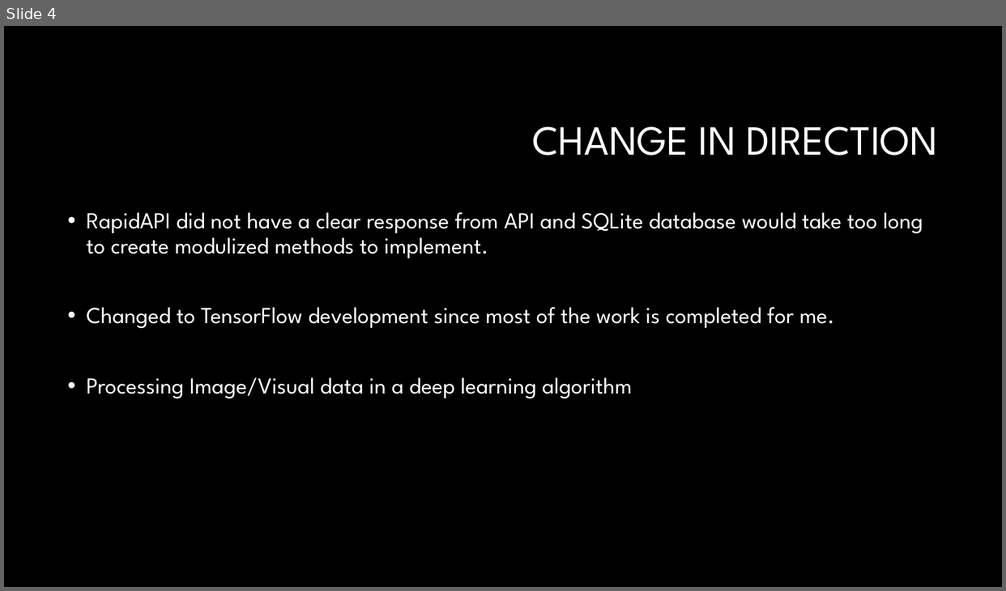
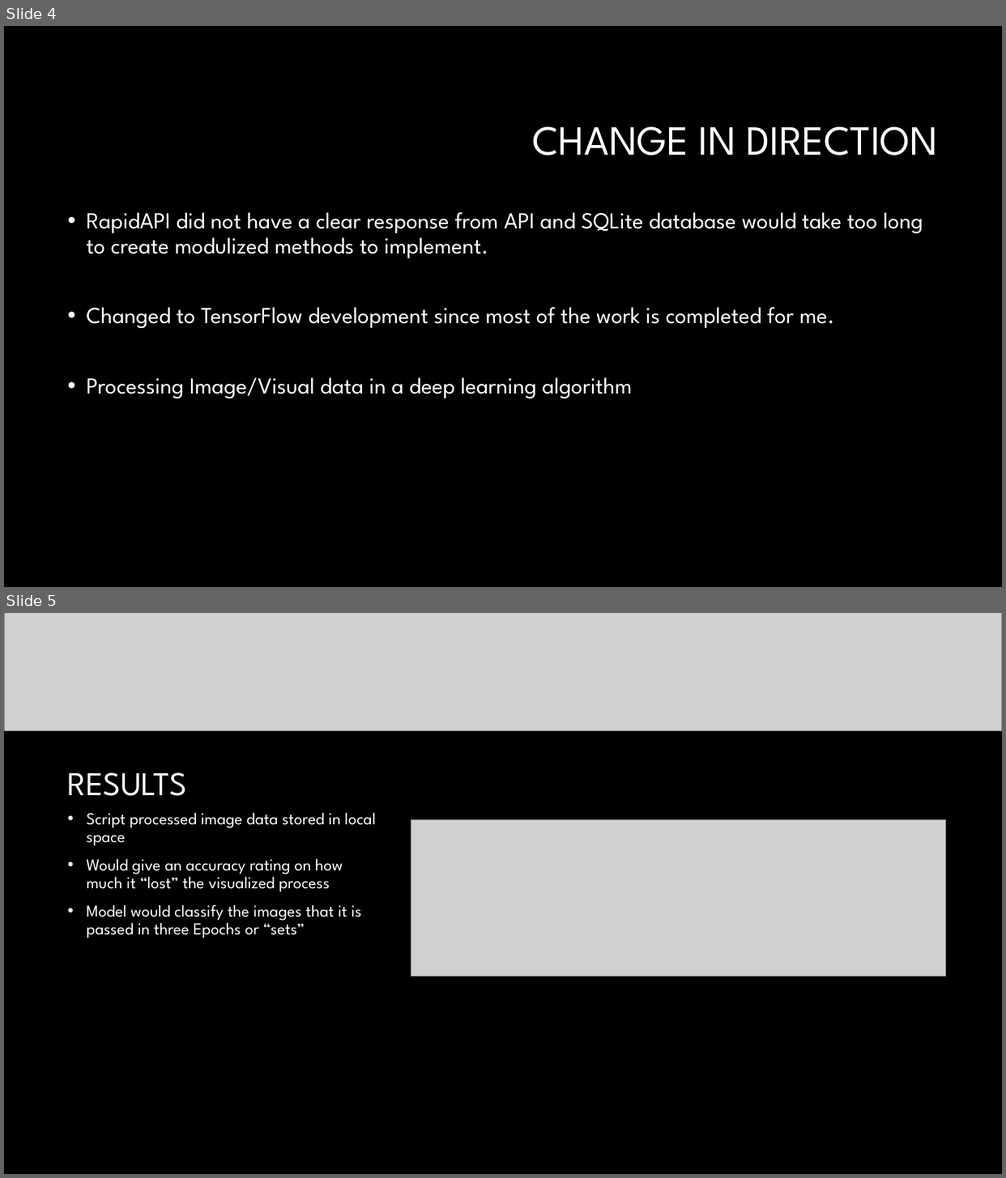
Before and after one commit to bhageneder/Hackathon2023, a slide deck: SalesPriceHackathonPresentation.pptx. Shown one above the other, each under a label of ours: slide 4 before the commit, slides 4 and 5 after it. The pictures are 1006x591 and 1006x1178 pixels, drawn with LibreOffice and Linux fonts; fonts in the diff are those of the drawing; grey boxes stand for pictures; background and template pictures are left out. Boxes give left, top, right and bottom in pixels: in the first picture for what was removed or moved away, otherwise in the second. Text is boxed around its words. In the diff, an @@ line names an element or a change of style, - is before the commit and + after.

Commit message:
Before Custom Training Model
Pushing current iteration of processes using a built in Keras training module.

```diff
--- a/SalesPriceHackathonPresentation.pptx
+++ b/SalesPriceHackathonPresentation.pptx
@@ slide 5 added at (4, 613, 1002, 1174), background #000000 @@
@@ picture added at (4, 613, 1002, 731) @@
@@ title added at (68, 773, 188, 796), 32 pt, text #FFFFFF @@
+RESULTS
@@ text added at (87, 813, 376, 939), 16 pt, text #FFFFFF @@
+• Script processed image data stored in local space
+• Would give an accuracy rating on how much it “lost” the visualized process
+• Model would classify the images that it is passed in three Epochs or “sets”
@@ picture added at (411, 820, 947, 976) @@
```
Also in this commit, not shown: 2 slides changed, 1 slide removed, 1 other file.
